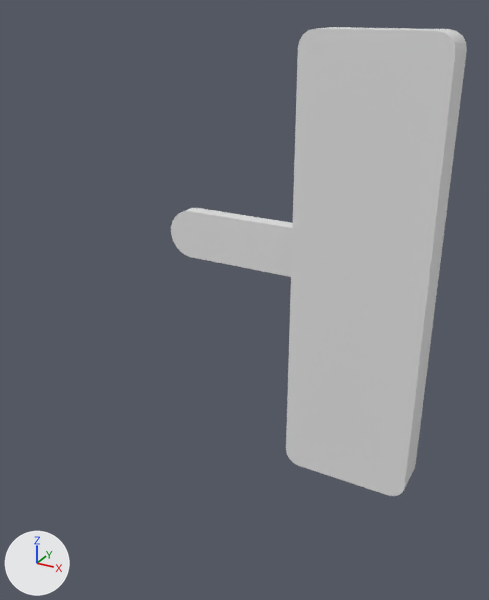
What one commit did to the Blender file Data/Models/Doors/Handles/Blend/handle_05.blend.
Both versions are drawn from a 50 mm lens placed at (0.107, -0.281, 0.111), pointed at (-0.021, -0.049, -0.006). The axes (+X, +Y, +Z) are drawn at lower left. The lights are the same throughout. The older version comes first.

The first picture shows 'handle'.
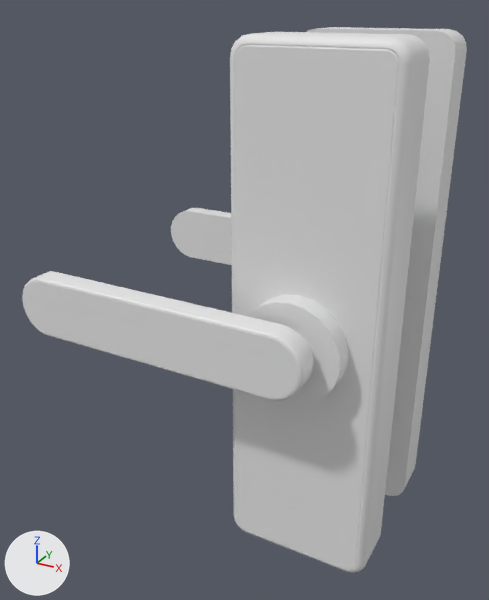
The newer file is also turned or shifted as a whole; pictures and numbers use the older file's frame.

Pixel boxes [x1, y1, x2, y2] of what changed, in the pictures (489 x 600 px):
'handle', reshaped (50% wider, 16% taller): before [171, 27, 467, 496]; after [22, 27, 467, 573]
part 1 of me_cylinder_013, added: after [248, 294, 349, 404]
part 2 of me_cylinder_013, added: after [230, 32, 430, 573]
part 3 of me_cylinder_013, added: after [22, 271, 313, 401]

The change in detail:
me_cylinder_013 is used by ob_handle; location (0.0, 0.0, 0.0).
me_cylinder_013 had 480 vertices, 420 faces and spanned x -0.094..0.051, y -0.029..0.013, z -0.098..0.102.
me_cylinder_013 now has 960 vertices, 840 faces and spans x -0.094..0.051, y -0.103..0.013, z -0.098..0.102.
me_cylinder_013 part 1: the loose piece of 88 vertices spanning x 0.001..0.039, y -0.01..0.005, z -0.021..0.018 is copied, and the copy is mirrored in y about its middle, then moved by (0.0, -0.086, 0.0); it spans x 0.001..0.039, y -0.096..-0.081, z -0.021..0.018.
me_cylinder_013 part 2: the loose piece of 200 vertices spanning x -0.008..0.051, y -0.029..-0.007, z -0.098..0.102 is copied, and the copy is mirrored in y about its middle, then moved by (0.0, -0.055, 0.0); it spans x -0.008..0.051, y -0.083..-0.062, z -0.098..0.102.
me_cylinder_013 part 3: the loose piece of 192 vertices spanning x -0.094..0.031, y 0.004..0.013, z -0.014..0.012 is copied, and the copy is mirrored in y about its middle, then moved by (0.0, -0.107, 0.0); it spans x -0.094..0.031, y -0.103..-0.095, z -0.014..0.012.
